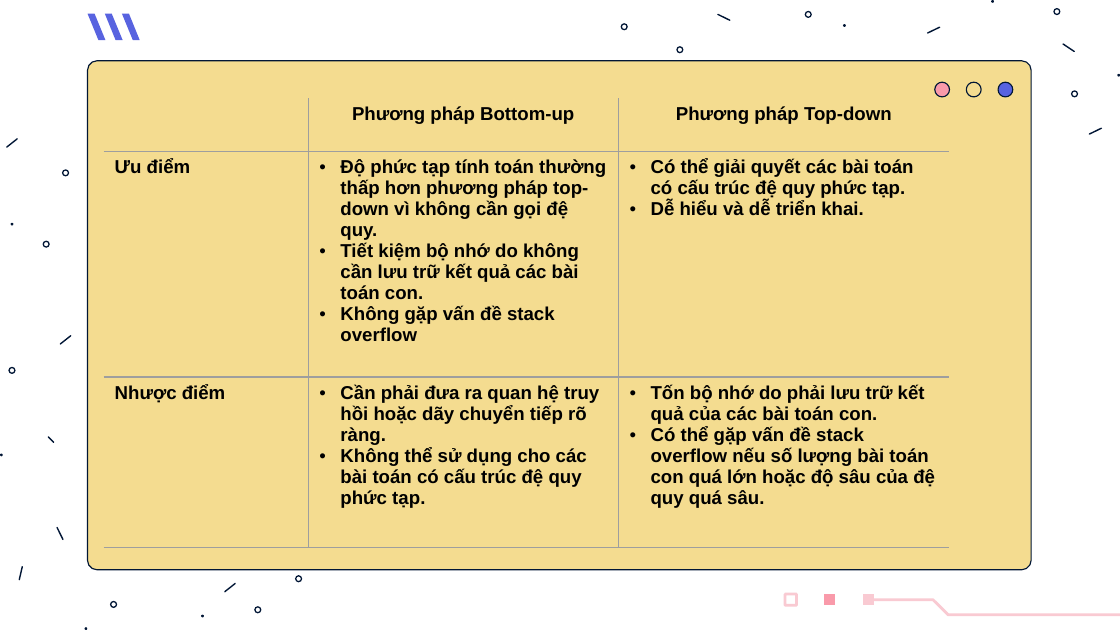
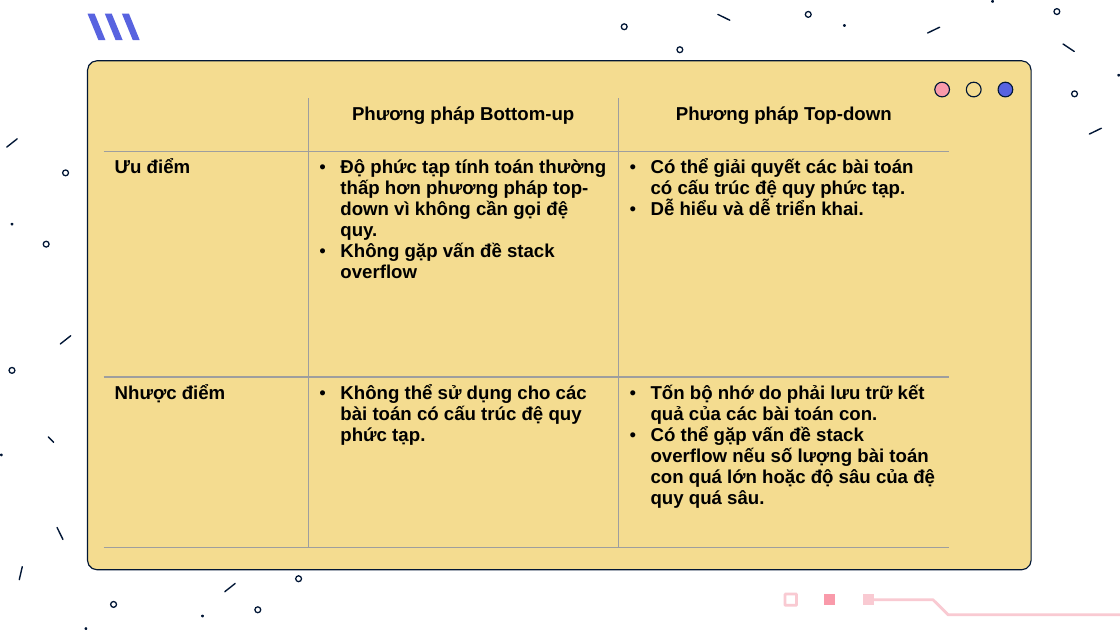
Before and after one commit to Tox1cCoder/CS112, a slide deck: slide 20 of Slide.pptx (slide 22 before the commit). Drawn at 1120x630 pixels with LibreOffice and Linux fonts; fonts in the diff are those of the drawing. Boxes give left, top, right and bottom in pixels: in the first picture for what was removed or moved away, otherwise in the second. Text is boxed around its words. In the diff, an @@ line names an element or a change of style, - is before the commit and + after.

```diff
--- a/Slide.pptx
+++ b/Slide.pptx
@@ table at <box>103,99,950,548</box> @@
-row 2, column 2: Độ phức tạp tính toán thường thấp hơn phương pháp top-down vì không cần gọi đệ quy. / Tiết kiệm bộ nhớ do không cần lưu trữ kết quả các bài toán con. / Không gặp vấn đề stack overflow
+row 2, column 2: Độ phức tạp tính toán thường thấp hơn phương pháp top-down vì không cần gọi đệ quy. / Không gặp vấn đề stack overflow
-row 3, column 2: Cần phải đưa ra quan hệ truy hồi hoặc dãy chuyển tiếp rõ ràng. / Không thể sử dụng cho các bài toán có cấu trúc đệ quy phức tạp.
+row 3, column 2: Không thể sử dụng cho các bài toán có cấu trúc đệ quy phức tạp.
```
Also in this commit, not shown: 11 other slides changed, 2 slides removed.
